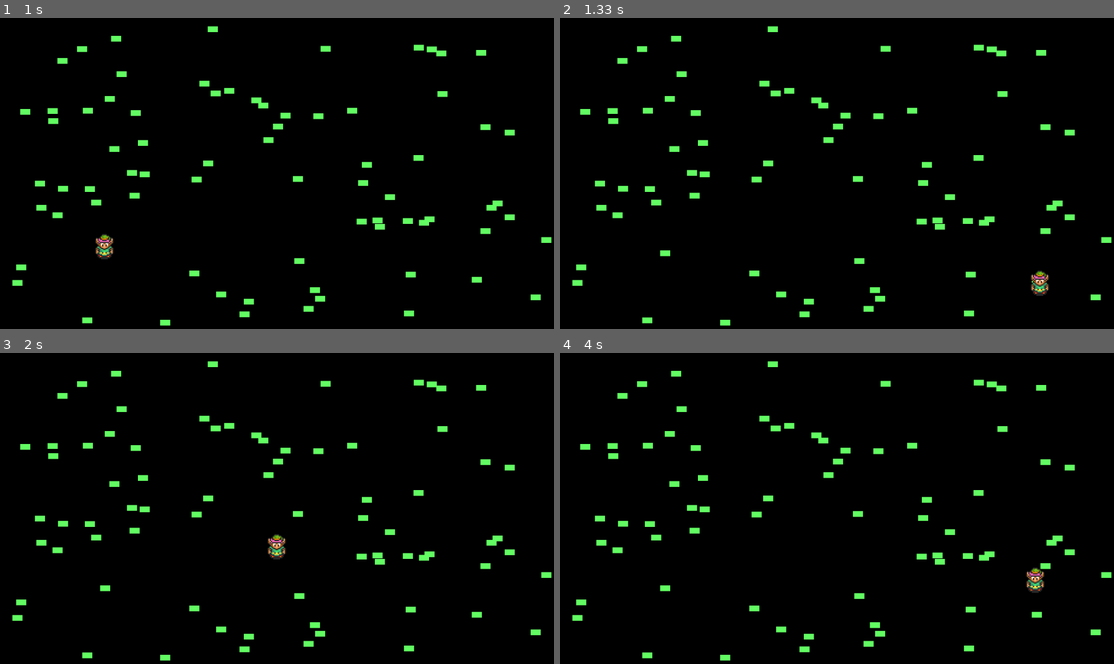
Above: before the commit, frames 1-4 (two rows, left to right).
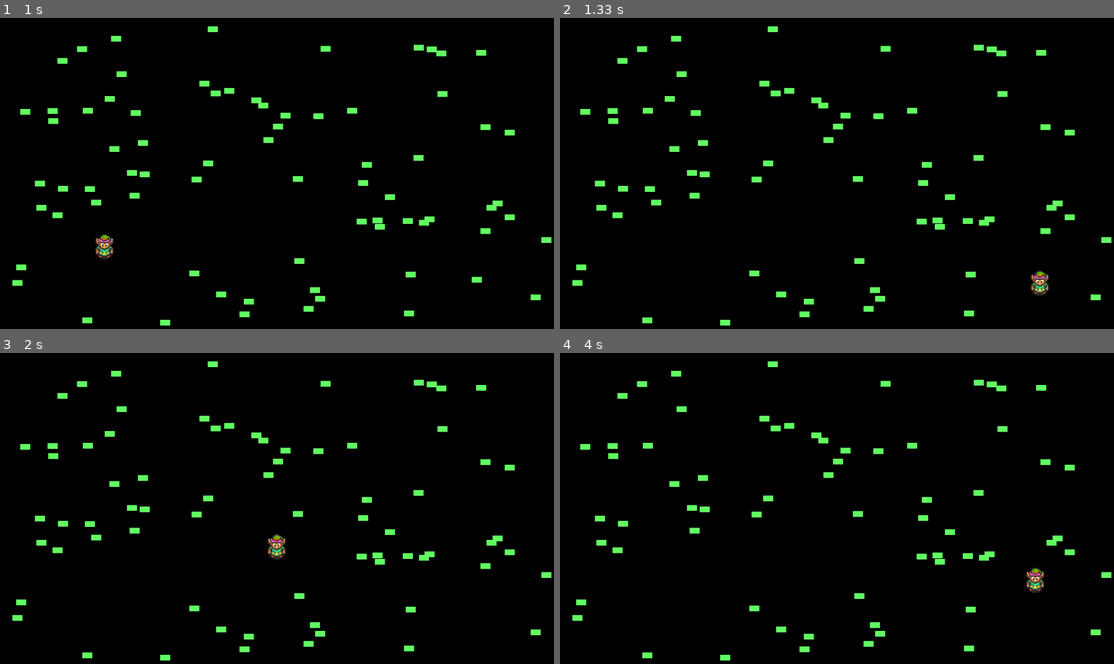
Above: after the commit, the same moments.

Repository: Jinnbo/programming-2-a1
Game: pygame game, started from pygame/sprite_example.py
Two runs of this game, one before a commit and one after it. Both use one fixed random seed, a clock stepped at 60 frames per second and the inputs below.
Inputs (mouse positions are in pixels of both pictures, inside the frame that each line leads up to):
- Up to frame 1 (1 s): click (277, 173) at 0.38 s; click (105, 248) at 0.72 s
- Up to frame 2 (1.33 s): click (1041, 282) at 1.05 s
- Up to frame 3 (2 s): click (144, 446) at 1.38 s; click (277, 545) at 1.72 s
- Up to frame 4 (4 s): click (759, 443) at 2.05 s; click (1030, 589) at 2.38 s; click (654, 539) at 2.72 s; click (676, 449) at 3.05 s; click (704, 564) at 3.38 s; click (1036, 580) at 3.72 s

Frame 1 is identical in both runs. In frame 2, less than 0.1% of the frame differs, in the area x 18-86%, y 74-86%; in frame 3, 0.1%; in frame 4, 0.3%, in the area x 15-89%, y 25-86%.

Commit message:
jewel collision and score created

Diff:
--- a/pygame/sprite_example.py
+++ b/pygame/sprite_example.py
@@ -60,6 +60,7 @@
 
     # Sprite group and sprite creation
     all_sprites_group = pygame.sprite.Group()
+    jewels_group = pygame.sprite.Group()
 
     # Jewel creation
     for i in range(NUM_JEWELS):
@@ -68,6 +69,7 @@
         jewel.rect.x = random.randrange(WIDTH - jewel.rect.width)
         jewel.rect.y = random.randrange(HEIGHT - jewel.rect.height)
         all_sprites_group.add(jewel)
+        jewels_group.add(jewel)
 
     # Player creation
     player = Player()
@@ -83,6 +85,13 @@
         # ----- LOGIC
         all_sprites_group.update()
 
+        # Player collides with jewel
+        jewels_collected = pygame.sprite.spritecollide(player, jewels_group, True)
+        for jewel in jewels_collected:
+            score += 1
+            print(score)
+
+
         # ----- DRAW
         screen.fill(BLACK)
         all_sprites_group.draw(screen)
